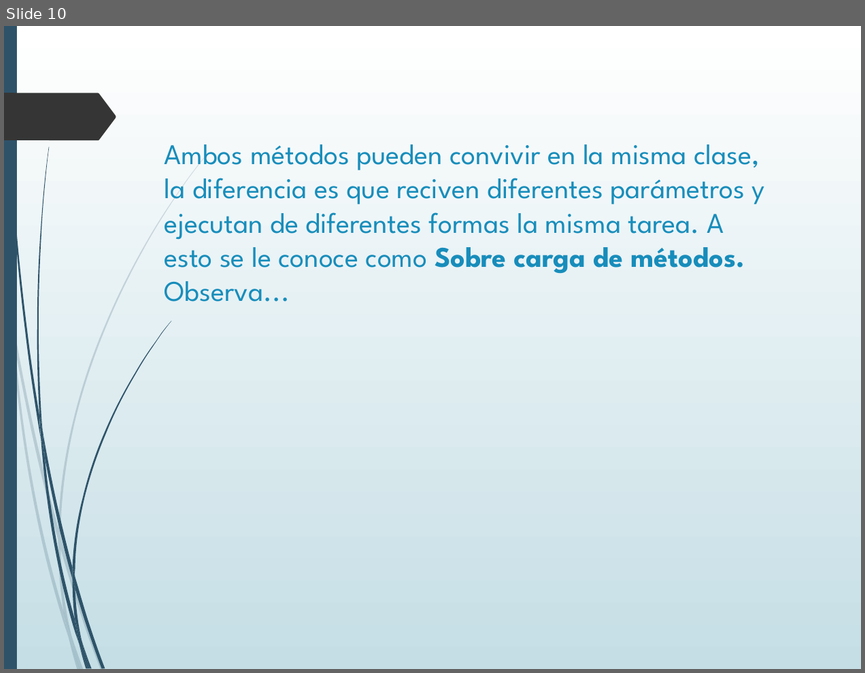
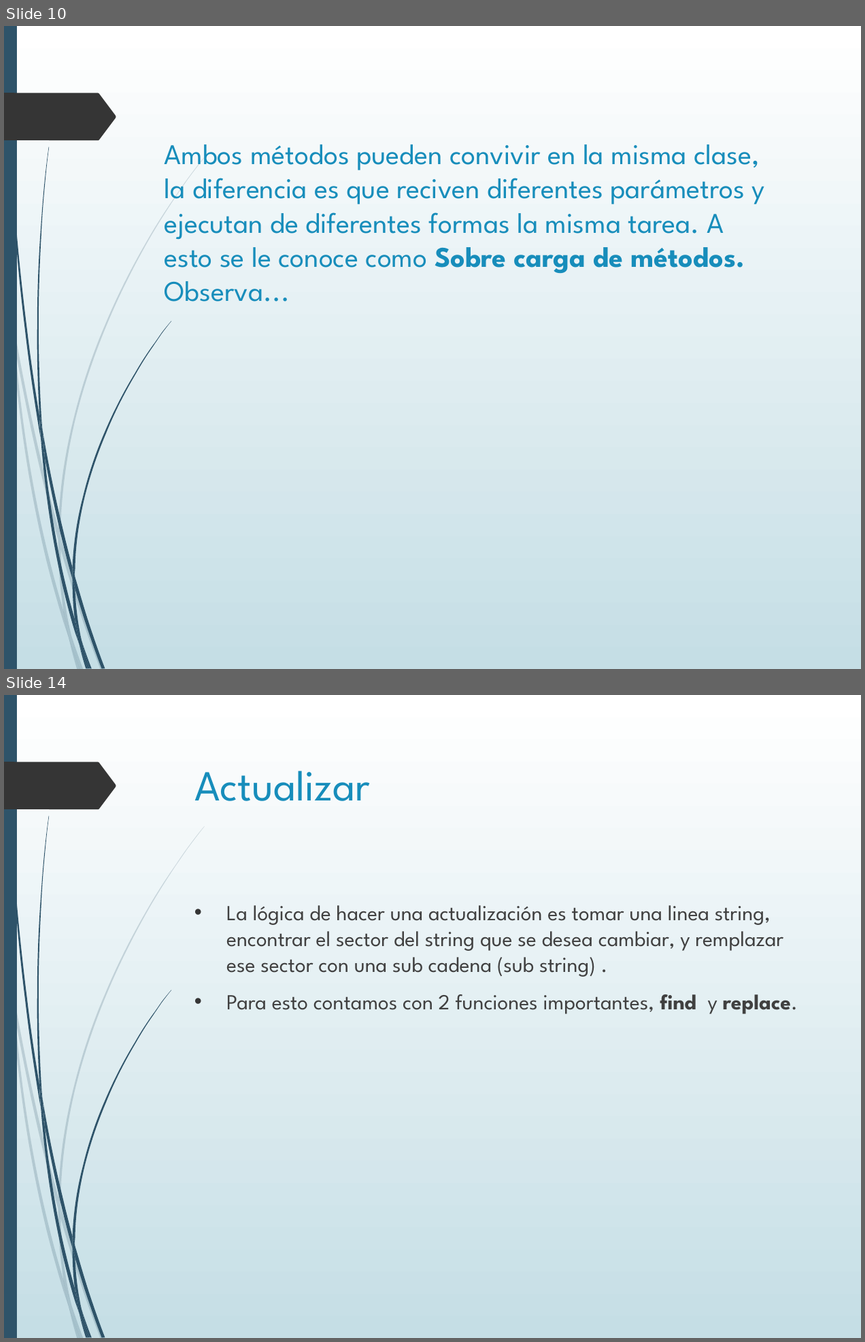
Before and after one commit to AlexVillegasC/Tutoria-U, a slide deck: Como crear una clase de acceso a datos.ppt. Shown one above the other, each under a label of ours: slide 10 before the commit, slides 10 and 14 after it; the slides between them are not shown. The pictures are 865x673 and 865x1342 pixels, drawn with LibreOffice and Linux fonts; fonts in the diff are those of the drawing. Boxes give left, top, right and bottom in pixels: in the first picture for what was removed or moved away, otherwise in the second. Text is boxed around its words. In the diff, an @@ line names an element or a change of style, - is before the commit and + after.

```diff
--- a/Como crear una clase de acceso a datos.ppt
+++ b/Como crear una clase de acceso a datos.ppt
@@ slide 14 added at [4,695,861,1338], background gradient #FFFFFF to #C5DEE5; not listed: 24 template elements that a slide beside it also shows @@
@@ title added at [195,770,371,801], 36 pt, text #178DBB @@
+Actualizar
@@ text added at [226,905,798,1014], 18 pt, text #404040 @@
+• La lógica de hacer una actualización es tomar una linea string, encontrar el sector del string que se desea cambiar, y remplazar ese sector con una sub cadena (sub string) .
+• Para esto contamos con 2 funciones importantes, find y replace.
@@ slide 10 changed as well @@
@@ outline redrawn in 4 elements at [14,322,59,539], [11,326,68,638], [37,147,49,431], [39,411,45,458] @@
```
Also in this commit, not shown: 9 other slides changed, 4 other slides added, 1 slide removed, 6 other files.
